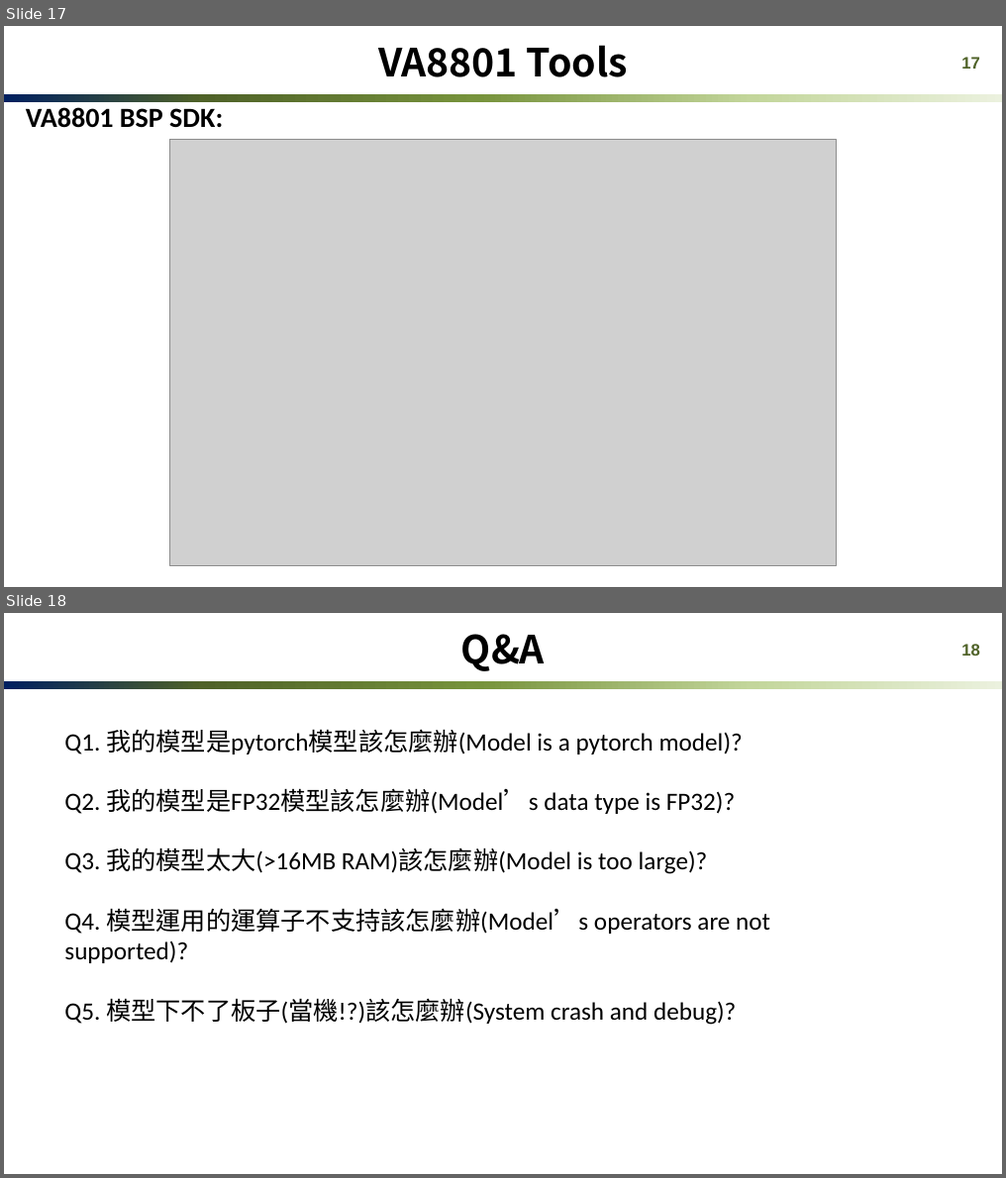
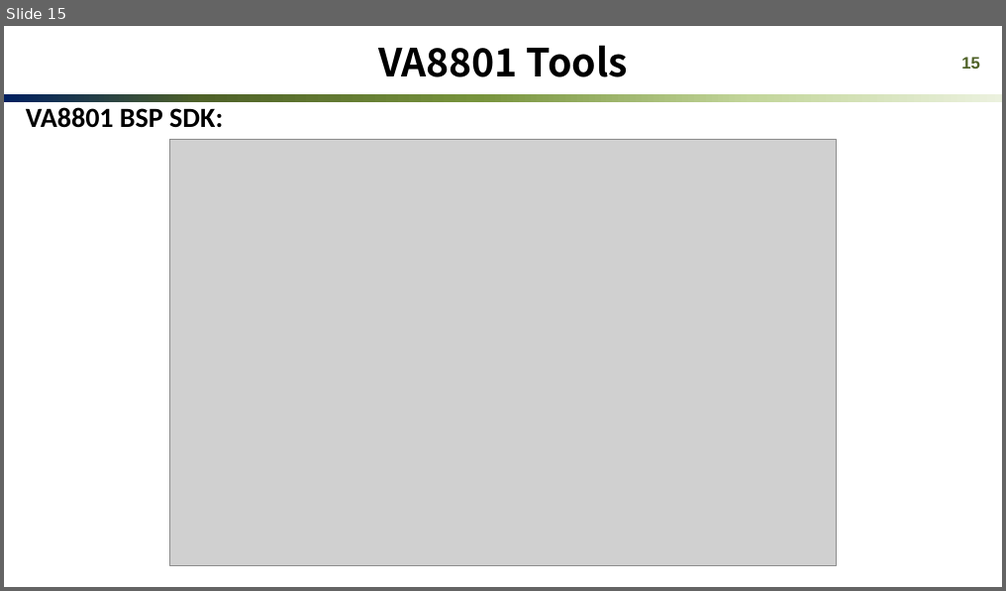
Before and after one commit to FITI-HCITA/fitipower_sic_2024, a slide deck: 課程投影片/天鈺基金會科技競賽_Lession1_VA8801_MB_Introduction.pptx. Shown one above the other, each under a label of ours: slides 17 and 18 before the commit, slide 15 after it. The pictures are 1006x1178 and 1006x591 pixels, drawn with LibreOffice and Linux fonts; fonts in the diff are those of the drawing; grey boxes stand for pictures; background and template pictures are left out. Boxes give left, top, right and bottom in pixels: in the first picture for what was removed or moved away, otherwise in the second. Text is boxed around its words. In the diff, an @@ line names an element or a change of style, - is before the commit and + after.

```diff
--- a/課程投影片/天鈺基金會科技競賽_Lession1_VA8801_MB_Introduction.pptx
+++ b/課程投影片/天鈺基金會科技競賽_Lession1_VA8801_MB_Introduction.pptx
@@ slide 18 removed at box(4, 613, 1002, 1174), background #FFFFFF; not listed: 1 template element that a slide beside it also shows @@
@@ title removed at box(461, 634, 545, 671) @@
-Q&A
@@ page number removed at box(961, 644, 980, 656) @@
-18
@@ text removed at box(64, 729, 770, 1025) @@
-Q1. 我的模型是pytorch模型該怎麼辦(Model is a pytorch model)?
-Q2. 我的模型是FP32模型該怎麼辦(Model’s data type is FP32)?
-Q3. 我的模型太大(>16MB RAM)該怎麼辦(Model is too large)?
-Q4. 模型運用的運算子不支持該怎麼辦(Model’s operators are not supported)?
-Q5. 模型下不了板子(當機!?)該怎麼辦(System crash and debug)?
@@ what was slide 17 is now slide 15 @@
@@ page number at box(961, 57, 980, 69): text changed @@
-17
+15
```
Also in this commit, not shown: 1 slide added, 2 other slides removed.
